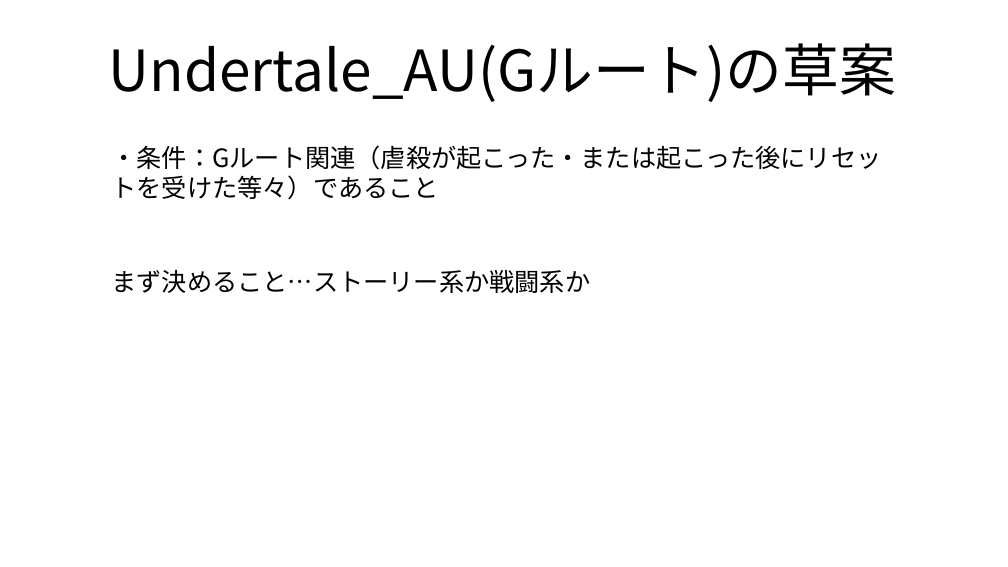
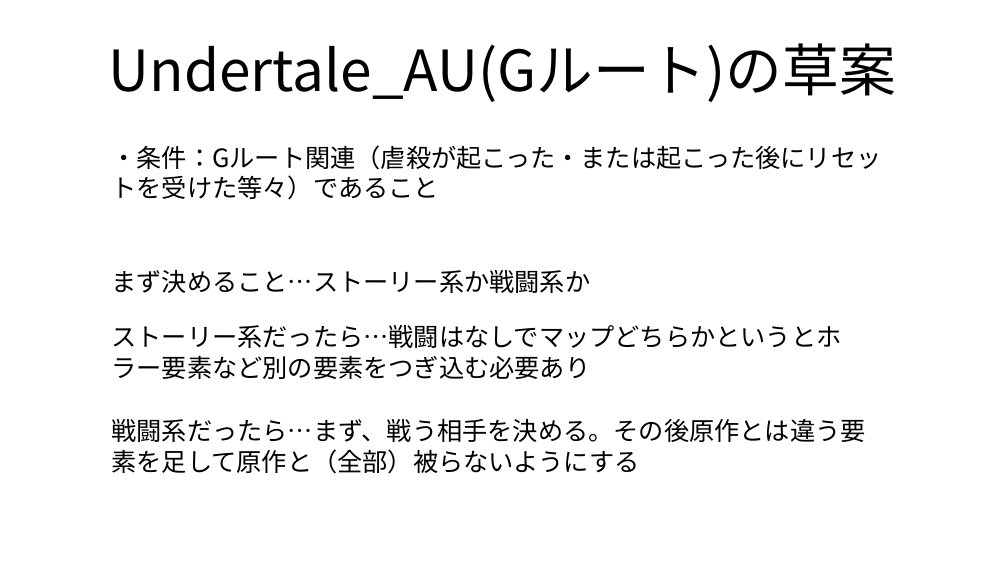
Before and after one commit to nkc20236093/Undertale_AU_G_root, a slide deck: slide 1 of Undertale_AUについて.pptx. Drawn at 1008x567 pixels with LibreOffice and Linux fonts; fonts in the diff are those of the drawing. Boxes give left, top, right and bottom in pixels: in the first picture for what was removed or moved away, otherwise in the second. Text is boxed around its words. In the diff, an @@ line names an element or a change of style, - is before the commit and + after.

Commit message:
更新

```diff
--- a/Undertale_AUについて.pptx
+++ b/Undertale_AUについて.pptx
@@ text added at (x1=112, y1=325, x2=842, y2=379), 24 pt, text #000000 @@
+ストーリー系だったら…戦闘はなしでマップどちらかというとホラー要素など別の要素をつぎ込む必要あり
@@ text added at (x1=112, y1=418, x2=866, y2=474), 24 pt, text #000000 @@
+戦闘系だったら…まず、戦う相手を決める。その後原作とは違う要素を足して原作と（全部）被らないようにする
```
